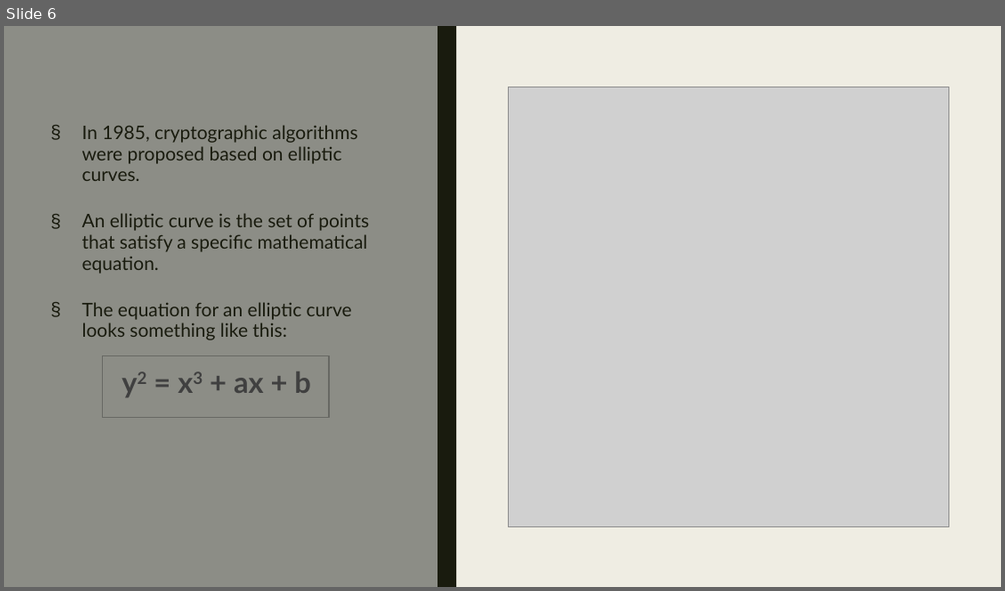
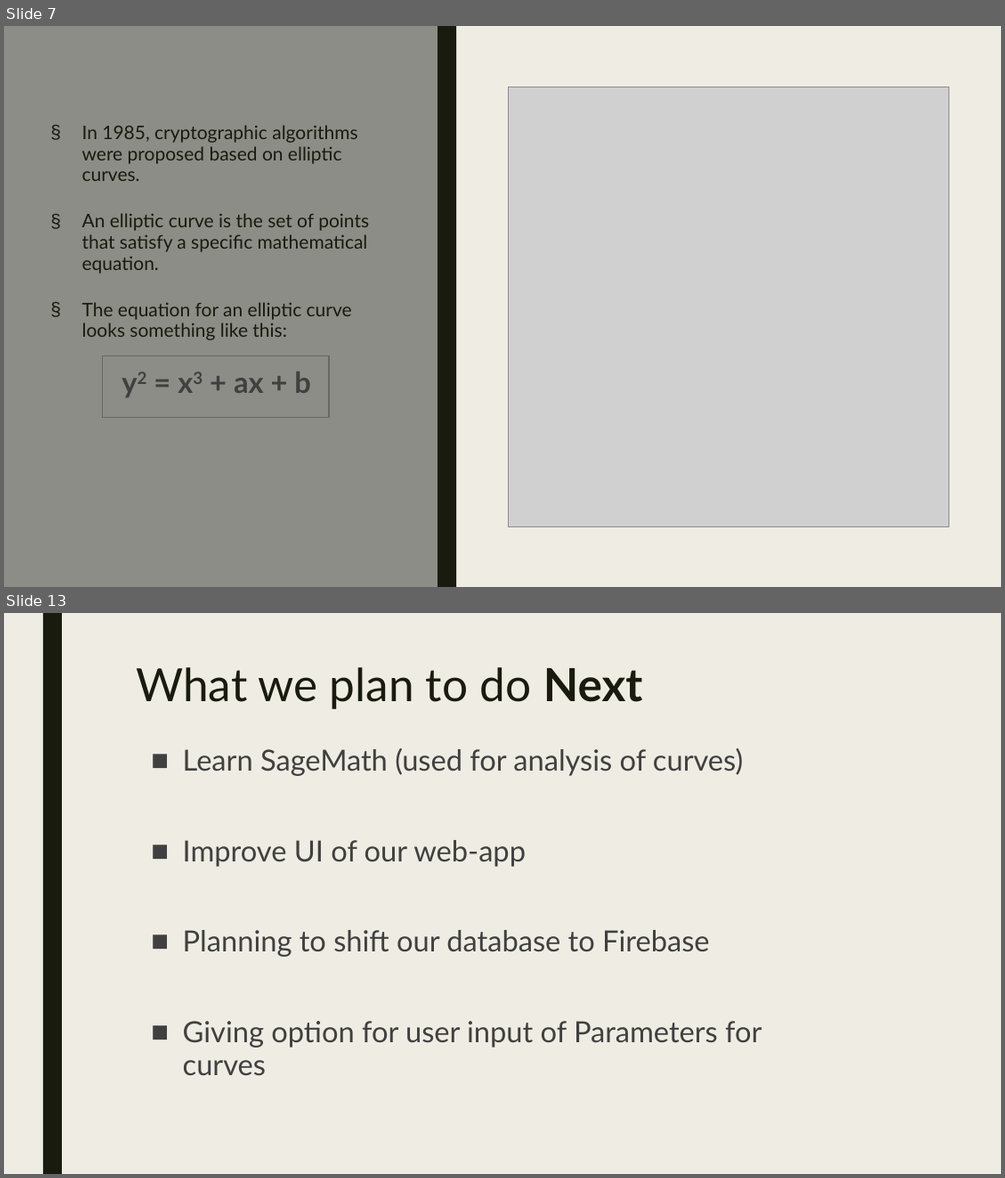
Before and after one commit to Jaidev810/ECC-Cipher, a slide deck: Ecc Cipher.pptx. Shown one above the other, each under a label of ours: slide 6 before the commit, slides 7 and 13 after it; the slides between them are not shown. The pictures are 1005x591 and 1005x1178 pixels, drawn with LibreOffice and Linux fonts; fonts in the diff are those of the drawing; grey boxes stand for pictures. Boxes give left, top, right and bottom in pixels: in the first picture for what was removed or moved away, otherwise in the second. Text is boxed around its words. In the diff, an @@ line names an element or a change of style, - is before the commit and + after.

```diff
--- a/Ecc Cipher.pptx
+++ b/Ecc Cipher.pptx
@@ slide 13 added at box(4, 613, 1001, 1174), background #EFEDE3 @@
@@ rectangle added at box(43, 613, 62, 1174), fill #191B0E @@
@@ text added at box(136, 667, 643, 709), 44 pt, text #191B0E @@
+What we plan to do Next
@@ text added at box(183, 748, 761, 1076), 28 pt, text #404040 @@
+■ Learn SageMath (used for analysis of curves)
+■ Improve UI of our web-app
+■ Planning to shift our database to Firebase
+■ Giving option for user input of Parameters for curves
@@ what was slide 6 is now slide 7 @@
```
Also in this commit, not shown: 1 slide changed, 6 other slides added, 2 slides removed.
